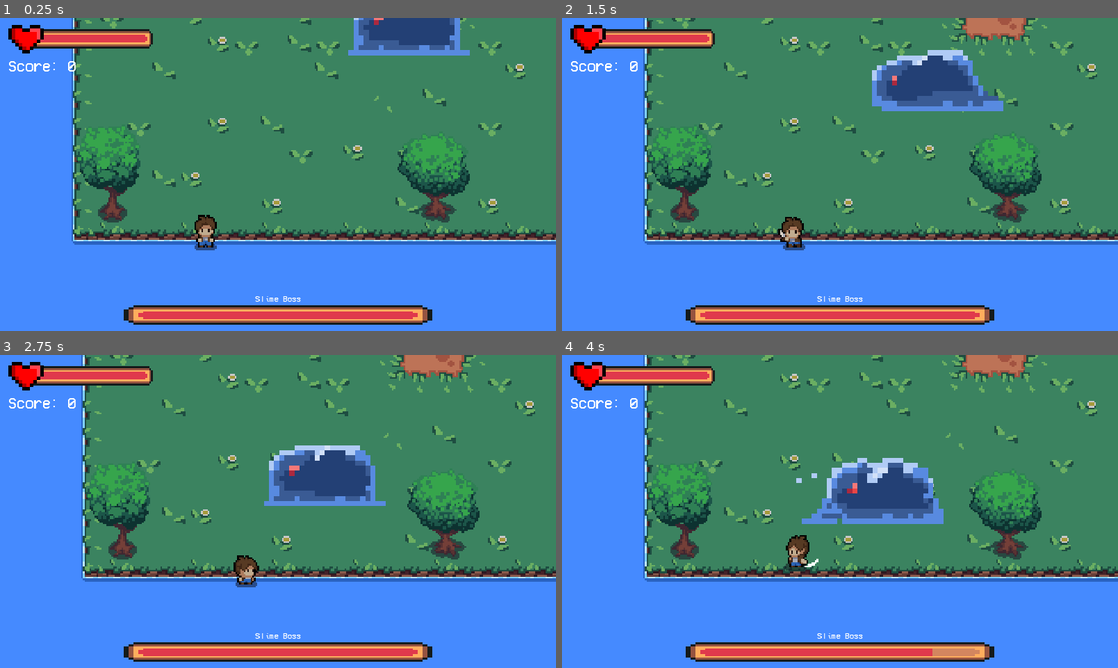
Above: before the commit, frames 1-4 (two rows, left to right).
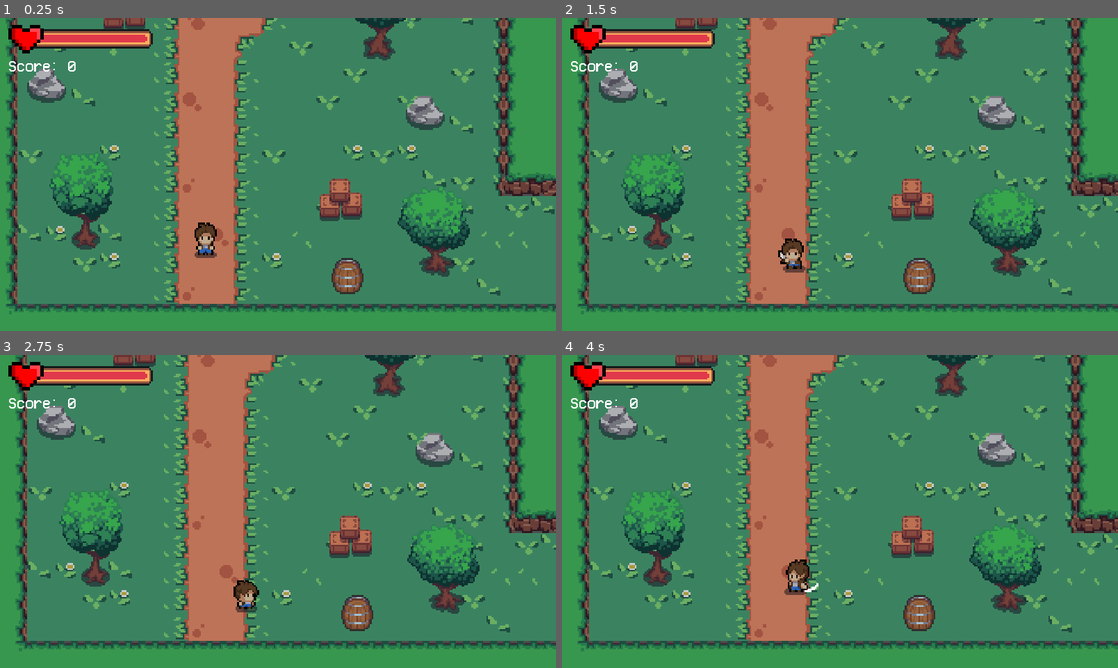
Above: after the commit, the same moments.

Repository: rafizia/individual-game-jam
Game: Godot game, scene res://scenes/Level_1/level_1.tscn
The game is run twice, just before and just after one commit, with the same random seed, the same clock (stepped at 60 frames per second) and the same inputs. This scene is started directly instead of the project's main scene.
Inputs:
- Up to frame 1 (0.25 s): no input
- Up to frame 2 (1.5 s): hold D (move_right) 0.53-1.28 s; tap J (attack) at 0.6, 1.35 s; hold S (move_down) from 1.28 s (still down)
- Up to frame 3 (2.75 s): release S (move_down) at 2.03 s; hold D (move_right) from 2.03 s (still down); tap J (attack) at 2.1 s
- Up to frame 4 (4 s): release D (move_right) at 2.78 s; hold W (move_up) 2.78-3.53 s; tap J (attack) at 2.85, 3.6 s; hold A (move_left) from 3.53 s (still down)

The runs differ from the first frame. In frame 1, 62% of the frame differs, in the area x 0-100%, y 0-100%; in frame 2, 65%; in frame 3, 65%; in frame 4, 66%.

Commit message:
add stunned enemy mechanic

Diff:
--- a/scenes/Level_1/level_1.gd
+++ b/scenes/Level_1/level_1.gd
@@ -7,7 +7,8 @@
 	RoomManager.room_container = $RoomContainer
 	RoomManager.player = $Player
 	RoomManager.label = $CanvasLayer2/Label
-	RoomManager.load_room("res://scenes/Level_1/room_4.tscn", Vector2(-161, 226))
+	RoomManager.score_label = $CanvasLayer2/ScoreLabelFinish
+	RoomManager.load_room("res://scenes/Level_1/room_1.tscn", Vector2(-161, 226))
 
 func swipe_transition(to_room_path: String, spawn_position: Vector2):
 	transition_rect.position = Vector2(1920, 0)
--- a/scenes/Level_1/level_1.tscn
+++ b/scenes/Level_1/level_1.tscn
@@ -81,6 +81,25 @@
 horizontal_alignment = 1
 vertical_alignment = 1
 
+[node name="ScoreLabelFinish" type="Label" parent="CanvasLayer2"]
+visible = false
+anchors_preset = 8
+anchor_left = 0.5
+anchor_top = 0.5
+anchor_right = 0.5
+anchor_bottom = 0.5
+offset_left = -158.0
+offset_top = 46.0
+offset_right = 158.0
+offset_bottom = 73.0
+grow_horizontal = 2
+grow_vertical = 2
+theme_override_fonts/font = ExtResource("7_n4p0e")
+theme_override_font_sizes/font_size = 30
+text = "Current Score: 100"
+horizontal_alignment = 1
+vertical_alignment = 1
+
 [node name="AudioStreamPlayer" type="AudioStreamPlayer" parent="."]
 stream = ExtResource("8_jq0hd")
 volume_db = 5.0
--- a/scenes/Level_2/level_2.gd
+++ b/scenes/Level_2/level_2.gd
@@ -7,6 +7,7 @@
 	RoomManager.room_container = $RoomContainer
 	RoomManager.player = $Player
 	RoomManager.label = $CanvasLayer2/Label
+	RoomManager.score_label = $CanvasLayer2/ScoreLabelFinish
 	RoomManager.load_room("res://scenes/Level_2/room_1.tscn", Vector2(-3, 200))
 
 func swipe_transition(to_room_path: String, spawn_position: Vector2):
--- a/scenes/Level_2/level_2.tscn
+++ b/scenes/Level_2/level_2.tscn
@@ -81,6 +81,25 @@
 horizontal_alignment = 1
 vertical_alignment = 1
 
+[node name="ScoreLabelFinish" type="Label" parent="CanvasLayer2"]
+visible = false
+anchors_preset = 8
+anchor_left = 0.5
+anchor_top = 0.5
+anchor_right = 0.5
+anchor_bottom = 0.5
+offset_left = -158.0
+offset_top = 46.0
+offset_right = 158.0
+offset_bottom = 73.0
+grow_horizontal = 2
+grow_vertical = 2
+theme_override_fonts/font = ExtResource("7_blld4")
+theme_override_font_sizes/font_size = 30
+text = "Current Score: 100"
+horizontal_alignment = 1
+vertical_alignment = 1
+
 [node name="AudioStreamPlayer" type="AudioStreamPlayer" parent="."]
 stream = ExtResource("8_rrf8i")
 volume_db = -10.0
--- a/scenes/Level_3/level_3.gd
+++ b/scenes/Level_3/level_3.gd
@@ -7,6 +7,7 @@
 	RoomManager.room_container = $RoomContainer
 	RoomManager.player = $Player
 	RoomManager.label = $CanvasLayer2/Label
+	RoomManager.score_label = $CanvasLayer2/ScoreLabelFinish
 	RoomManager.load_room("res://scenes/Level_3/room_1.tscn", Vector2(41, 219))
 
 func swipe_transition(to_room_path: String, spawn_position: Vector2):
--- a/scenes/Level_3/level_3.tscn
+++ b/scenes/Level_3/level_3.tscn
@@ -81,6 +81,25 @@
 horizontal_alignment = 1
 vertical_alignment = 1
 
+[node name="ScoreLabelFinish" type="Label" parent="CanvasLayer2"]
+visible = false
+anchors_preset = 8
+anchor_left = 0.5
+anchor_top = 0.5
+anchor_right = 0.5
+anchor_bottom = 0.5
+offset_left = -158.0
+offset_top = 46.0
+offset_right = 158.0
+offset_bottom = 73.0
+grow_horizontal = 2
+grow_vertical = 2
+theme_override_fonts/font = ExtResource("7_gp2v4")
+theme_override_font_sizes/font_size = 30
+text = "Current Score: 100"
+horizontal_alignment = 1
+vertical_alignment = 1
+
 [node name="AudioStreamPlayer" type="AudioStreamPlayer" parent="."]
 stream = ExtResource("8_44i7s")
 autoplay = true
--- a/scenes/Level_4/level_4.gd
+++ b/scenes/Level_4/level_4.gd
@@ -7,6 +7,7 @@
 	RoomManager.room_container = $RoomContainer
 	RoomManager.player = $Player
 	RoomManager.label = $CanvasLayer2/Label
+	RoomManager.score_label = $CanvasLayer2/ScoreLabelFinish
 	RoomManager.load_room("res://scenes/Level_4/room_1.tscn", Vector2(-240, 211))
 
 func swipe_transition(to_room_path: String, spawn_position: Vector2):
--- a/scenes/Level_4/level_4.tscn
+++ b/scenes/Level_4/level_4.tscn
@@ -81,6 +81,25 @@
 horizontal_alignment = 1
 vertical_alignment = 1
 
+[node name="ScoreLabelFinish" type="Label" parent="CanvasLayer2"]
+visible = false
+anchors_preset = 8
+anchor_left = 0.5
+anchor_top = 0.5
+anchor_right = 0.5
+anchor_bottom = 0.5
+offset_left = -158.0
+offset_top = 46.0
+offset_right = 158.0
+offset_bottom = 73.0
+grow_horizontal = 2
+grow_vertical = 2
+theme_override_fonts/font = ExtResource("7_624sy")
+theme_override_font_sizes/font_size = 30
+text = "Current Score: 100"
+horizontal_alignment = 1
+vertical_alignment = 1
+
 [node name="AudioStreamPlayer" type="AudioStreamPlayer" parent="."]
 stream = ExtResource("8_b1mf1")
 volume_db = 7.0
--- a/scenes/bat.tscn
+++ b/scenes/bat.tscn
@@ -218,7 +218,7 @@
 [node name="Bat" type="CharacterBody2D" groups=["enemy"]]
 scale = Vector2(0.8, 0.8)
 script = ExtResource("1_r3pq8")
-score = 15
+score = 150
 
 [node name="AnimatedSprite2D" type="AnimatedSprite2D" parent="."]
 sprite_frames = SubResource("SpriteFrames_2yl1a")
@@ -241,5 +241,15 @@
 position = Vector2(-0.5, 4.5)
 shape = SubResource("RectangleShape2D_x0rek")
 
+[node name="StunLabel" type="Label" parent="."]
+visible = false
+offset_left = -7.5
+offset_top = -26.25
+offset_right = 73.5
+offset_bottom = 1.75
+scale = Vector2(0.2, 0.2)
+theme_override_font_sizes/font_size = 20
+text = "Stunned"
+
 [connection signal="area_entered" from="Hitbox" to="Hitbox" method="_on_area_entered"]
 [connection signal="body_entered" from="AttackArea" to="AttackArea" method="_on_body_entered"]
--- a/scenes/ghost.tscn
+++ b/scenes/ghost.tscn
@@ -196,7 +196,7 @@
 [node name="Ghost" type="CharacterBody2D" groups=["enemy"]]
 script = ExtResource("1_6wmcf")
 health = 5
-score = 15
+score = 150
 
 [node name="AnimatedSprite2D" type="AnimatedSprite2D" parent="."]
 sprite_frames = SubResource("SpriteFrames_7egqt")
@@ -221,5 +221,15 @@
 position = Vector2(0, 1.375)
 shape = SubResource("RectangleShape2D_8haxc")
 
+[node name="StunLabel" type="Label" parent="."]
+visible = false
+offset_left = -7.5
+offset_top = -26.25
+offset_right = 73.5
+offset_bottom = 1.75
+scale = Vector2(0.2, 0.2)
+theme_override_font_sizes/font_size = 20
+text = "Stunned"
+
 [connection signal="area_entered" from="Hitbox" to="Hitbox" method="_on_area_entered"]
 [connection signal="body_entered" from="AttackArea" to="AttackArea" method="_on_body_entered"]
--- a/scenes/hat_monster.tscn
+++ b/scenes/hat_monster.tscn
@@ -161,7 +161,7 @@
 [node name="Hat_Monster" type="CharacterBody2D" groups=["enemy"]]
 script = ExtResource("1_58onu")
 health = 5
-score = 20
+score = 200
 
 [node name="AnimatedSprite2D" type="AnimatedSprite2D" parent="."]
 sprite_frames = SubResource("SpriteFrames_rflg8")
@@ -187,5 +187,15 @@
 position = Vector2(-2.5, -4)
 shape = SubResource("RectangleShape2D_un7k1")
 
+[node name="StunLabel" type="Label" parent="."]
+visible = false
+offset_left = -7.5
+offset_top = -26.25
+offset_right = 73.5
+offset_bottom = 1.75
+scale = Vector2(0.2, 0.2)
+theme_override_font_sizes/font_size = 20
+text = "Stunned"
+
 [connection signal="area_entered" from="Hitbox" to="Hitbox" method="_on_area_entered"]
 [connection signal="body_entered" from="AttackArea" to="AttackArea" method="_on_body_entered"]
--- a/scenes/minotaur.tscn
+++ b/scenes/minotaur.tscn
@@ -217,7 +217,7 @@
 [node name="Minotaur" type="CharacterBody2D" groups=["enemy"]]
 script = ExtResource("1_l2rhj")
 health = 10
-score = 20
+score = 200
 
 [node name="AnimatedSprite2D" type="AnimatedSprite2D" parent="."]
 sprite_frames = SubResource("SpriteFrames_b7aj5")
@@ -242,5 +242,15 @@
 position = Vector2(2, 8.75)
 shape = SubResource("RectangleShape2D_t1yft")
 
+[node name="StunLabel" type="Label" parent="."]
+visible = false
+offset_left = -7.5
+offset_top = -26.25
+offset_right = 73.5
+offset_bottom = 1.75
+scale = Vector2(0.2, 0.2)
+theme_override_font_sizes/font_size = 20
+text = "Stunned"
+
 [connection signal="area_entered" from="Hitbox" to="Hitbox" method="_on_area_entered"]
 [connection signal="body_entered" from="AttackArea" to="AttackArea" method="_on_body_entered"]
--- a/scenes/mushroom_monster.tscn
+++ b/scenes/mushroom_monster.tscn
@@ -198,6 +198,7 @@
 [node name="Mushroom_Monster" type="CharacterBody2D" groups=["enemy"]]
 scale = Vector2(0.7, 0.7)
 script = ExtResource("1_x2t3p")
+score = 100
 
 [node name="AnimatedSprite2D" type="AnimatedSprite2D" parent="."]
 sprite_frames = SubResource("SpriteFrames_5tbry")
@@ -221,5 +222,15 @@
 position = Vector2(0, 16)
 shape = SubResource("RectangleShape2D_eynbd")
 
+[node name="StunLabel" type="Label" parent="."]
+visible = false
+offset_left = -7.5
+offset_top = -26.25
+offset_right = 73.5
+offset_bottom = 1.75
+scale = Vector2(0.2, 0.2)
+theme_override_font_sizes/font_size = 20
+text = "Stunned"
+
 [connection signal="area_entered" from="Hitbox" to="Hitbox" method="_on_area_entered"]
 [connection signal="body_entered" from="AttackArea" to="AttackArea" method="_on_body_entered"]
--- a/scenes/orc.tscn
+++ b/scenes/orc.tscn
@@ -196,7 +196,7 @@
 [node name="Orc" type="CharacterBody2D" groups=["enemy"]]
 script = ExtResource("1_ha3gv")
 health = 15
-score = 50
+score = 500
 
 [node name="AnimatedSprite2D" type="AnimatedSprite2D" parent="."]
 sprite_frames = SubResource("SpriteFrames_5im0k")
@@ -221,5 +221,15 @@
 position = Vector2(1, 0.25)
 shape = SubResource("RectangleShape2D_c3s06")
 
+[node name="StunLabel" type="Label" parent="."]
+visible = false
+offset_left = -7.5
+offset_top = -26.25
+offset_right = 73.5
+offset_bottom = 1.75
+scale = Vector2(0.2, 0.2)
+theme_override_font_sizes/font_size = 20
+text = "Stunned"
+
 [connection signal="area_entered" from="Hitbox" to="Hitbox" method="_on_area_entered"]
 [connection signal="body_entered" from="AttackArea" to="AttackArea" method="_on_body_entered"]
--- a/scenes/skeleton_2.tscn
+++ b/scenes/skeleton_2.tscn
@@ -196,6 +196,7 @@
 [node name="Skeleton_2" type="CharacterBody2D" groups=["enemy"]]
 script = ExtResource("1_s5dpu")
 health = 5
+score = 150
 
 [node name="AnimatedSprite2D" type="AnimatedSprite2D" parent="."]
 sprite_frames = SubResource("SpriteFrames_1e036")
@@ -219,5 +220,15 @@
 position = Vector2(0, 1.375)
 shape = SubResource("RectangleShape2D_kth6b")
 
+[node name="StunLabel" type="Label" parent="."]
+visible = false
+offset_left = -7.5
+offset_top = -26.25
+offset_right = 73.5
+offset_bottom = 1.75
+scale = Vector2(0.2, 0.2)
+theme_override_font_sizes/font_size = 20
+text = "Stunned"
+
 [connection signal="area_entered" from="Hitbox" to="Hitbox" method="_on_area_entered"]
 [connection signal="body_entered" from="AttackArea" to="AttackArea" method="_on_body_entered"]
--- a/scenes/slime.tscn
+++ b/scenes/slime.tscn
@@ -153,7 +153,7 @@
 [node name="Slime" type="CharacterBody2D" groups=["enemy"]]
 scale = Vector2(0.5, 0.5)
 script = ExtResource("1_8evyq")
-score = 20
+score = 150
 
 [node name="AnimatedSprite2D" type="AnimatedSprite2D" parent="."]
 sprite_frames = SubResource("SpriteFrames_livp8")
@@ -175,5 +175,15 @@
 position = Vector2(-0.5, 4.5)
 shape = SubResource("RectangleShape2D_hlqv8")
 
+[node name="StunLabel" type="Label" parent="."]
+visible = false
+offset_left = -7.5
+offset_top = -26.25
+offset_right = 73.5
+offset_bottom = 1.75
+scale = Vector2(0.2, 0.2)
+theme_override_font_sizes/font_size = 20
+text = "Stunned"
+
 [connection signal="area_entered" from="Hitbox" to="Hitbox" method="_on_area_entered"]
 [connection signal="body_entered" from="AttackArea" to="AttackArea" method="_on_body_entered"]
--- a/scenes/slime_2.tscn
+++ b/scenes/slime_2.tscn
@@ -199,6 +199,7 @@
 scale = Vector2(0.7, 0.7)
 script = ExtResource("1_ixvh1")
 speed = 25
+score = 100
 
 [node name="AnimatedSprite2D" type="AnimatedSprite2D" parent="."]
 sprite_frames = SubResource("SpriteFrames_4jak3")
@@ -222,5 +223,15 @@
 position = Vector2(1, 1.5)
 shape = SubResource("RectangleShape2D_23adm")
 
+[node name="StunLabel" type="Label" parent="."]
+visible = false
+offset_left = -7.5
+offset_top = -26.25
+offset_right = 73.5
+offset_bottom = 1.75
+scale = Vector2(0.2, 0.2)
+theme_override_font_sizes/font_size = 20
+text = "Stunned"
+
 [connection signal="area_entered" from="Hitbox" to="Hitbox" method="_on_area_entered"]
 [connection signal="body_entered" from="AttackArea" to="AttackArea" method="_on_body_entered"]
--- a/scenes/slime_3.tscn
+++ b/scenes/slime_3.tscn
@@ -198,7 +198,7 @@
 [node name="Slime_3" type="CharacterBody2D" groups=["enemy"]]
 script = ExtResource("1_4biko")
 health = 8
-score = 30
+score = 300
 
 [node name="AnimatedSprite2D" type="AnimatedSprite2D" parent="."]
 sprite_frames = SubResource("SpriteFrames_6w1wf")
@@ -225,5 +225,15 @@
 position = Vector2(1, 1.5)
 shape = SubResource("RectangleShape2D_u7yex")
 
+[node name="StunLabel" type="Label" parent="."]
+visible = false
+offset_left = -7.5
+offset_top = -26.25
+offset_right = 73.5
+offset_bottom = 1.75
+scale = Vector2(0.2, 0.2)
+theme_override_font_sizes/font_size = 20
+text = "Stunned"
+
 [connection signal="area_entered" from="Hitbox" to="Hitbox" method="_on_area_entered"]
 [connection signal="body_entered" from="AttackArea" to="AttackArea" method="_on_body_entered"]
--- a/scenes/snake.tscn
+++ b/scenes/snake.tscn
@@ -142,7 +142,7 @@
 script = ExtResource("1_8ctd1")
 speed = 35
 health = 4
-score = 20
+score = 200
 
 [node name="AnimatedSprite2D" type="AnimatedSprite2D" parent="."]
 sprite_frames = SubResource("SpriteFrames_gs30m")
@@ -166,5 +166,15 @@
 position = Vector2(-0.25, 11)
 shape = SubResource("RectangleShape2D_mmug8")
 
+[node name="StunLabel" type="Label" parent="."]
+visible = false
+offset_left = -8.571
+offset_top = -16.0
+offset_right = 72.429
+offset_bottom = 12.0
+scale = Vector2(0.2, 0.2)
+theme_override_font_sizes/font_size = 20
+text = "Stunned"
+
 [connection signal="area_entered" from="Hitbox" to="Hitbox" method="_on_area_entered"]
 [connection signal="body_entered" from="AttackArea" to="AttackArea" method="_on_body_entered"]
--- a/scenes/snake_2.tscn
+++ b/scenes/snake_2.tscn
@@ -169,7 +169,7 @@
 scale = Vector2(0.5, 0.5)
 script = ExtResource("1_233rj")
 health = 5
-score = 20
+score = 200
 
 [node name="AnimatedSprite2D" type="AnimatedSprite2D" parent="."]
 sprite_frames = SubResource("SpriteFrames_a36hx")
@@ -193,5 +193,14 @@
 position = Vector2(-1, -0.5)
 shape = SubResource("RectangleShape2D_wlboa")
 
+[node name="StunLabel" type="Label" parent="."]
+offset_left = -7.5
+offset_top = -32.0
+offset_right = 73.5
+offset_bottom = -4.0
+scale = Vector2(0.2, 0.2)
+theme_override_font_sizes/font_size = 20
+text = "Stunned"
+
 [connection signal="area_entered" from="Hitbox" to="Hitbox" method="_on_area_entered"]
 [connection signal="body_entered" from="AttackArea" to="AttackArea" method="_on_body_entered"]
--- a/scenes/zombie.tscn
+++ b/scenes/zombie.tscn
@@ -162,7 +162,7 @@
 scale = Vector2(0.8, 0.8)
 script = ExtResource("1_bagxp")
 health = 4
-score = 20
+score = 200
 
 [node name="AnimatedSprite2D" type="AnimatedSprite2D" parent="."]
 sprite_frames = SubResource("SpriteFrames_45r6a")
@@ -186,5 +186,15 @@
 position = Vector2(3.75, 0)
 shape = SubResource("RectangleShape2D_r2ycb")
 
+[node name="StunLabel" type="Label" parent="."]
+visible = false
+offset_left = -7.5
+offset_top = -26.25
+offset_right = 73.5
+offset_bottom = 1.75
+scale = Vector2(0.2, 0.2)
+theme_override_font_sizes/font_size = 20
+text = "Stunned"
+
 [connection signal="area_entered" from="Hitbox" to="Hitbox" method="_on_area_entered"]
 [connection signal="body_entered" from="AttackArea" to="AttackArea" method="_on_body_entered"]
--- a/scripts/enemy_AI.gd
+++ b/scripts/enemy_AI.gd
@@ -9,23 +9,46 @@
 @export var room_name := ""
 @export var player_path := "Level1/Player"
 @export var score := 10
+@export var stun_duration := 2.0
+@export var hits_to_stun := 3
 
 var player: Node2D = null
 var patrol_dir := Vector2.ZERO
 var patrol_origin := Vector2.ZERO
 var patrol_timer := 0.0
+var stun_timer := 0.0
+var is_stunned := false
+var hit_count := 0
 
 enum State { IDLE, PATROL, CHASE, HIT }
 var state: State = State.PATROL
 var is_hit := false
 
 @onready var sprite: AnimatedSprite2D = $AnimatedSprite2D
+@onready var attack_area = $AttackArea
+@onready var stun_label = $StunLabel
 
 func _ready():
 	pick_new_patrol_direction()
 	sprite.play("walk")
 
 func _physics_process(delta):
+	if is_stunned:
+		stun_timer -= delta
+		if stun_timer <= 0:
+			is_stunned = false
+			hit_count = 0
+
+			if attack_area:
+				attack_area.set_deferred("monitoring", true)
+
+			if stun_label:
+				stun_label.visible = false
+		else:
+			velocity = Vector2.ZERO
+			move_and_slide()
+			return
+
 	if state == State.HIT:
 		velocity = Vector2.ZERO
 		move_and_slide()
@@ -75,14 +98,17 @@
 	patrol_timer = patrol_delay
 
 func take_damage(amount):
-	if is_hit:
+	if is_hit or is_stunned:
 		return
 
 	health -= amount
-	print(health)
 	is_hit = true
 	state = State.HIT
 	sprite.play("hit")
+
+	hit_count += 1
+	if hit_count >= hits_to_stun and health > 0:
+		stun()
 
 	if health <= 0:
 		sprite.play("hit")
@@ -94,8 +120,21 @@
 		state = State.IDLE
 
 func die():
+	if attack_area:
+		attack_area.set_deferred("monitoring", false)
 	sprite.play("dead")
 	await sprite.animation_finished
 	RoomManager.mark_enemy_defeated(room_name, enemy_id)
 	ScoreManager.add_score(score)
 	queue_free()
+
+func stun():
+	is_stunned = true
+	stun_timer = stun_duration
+	state = State.IDLE
+
+	if stun_label:
+		stun_label.visible = true
+
+	if attack_area:
+		attack_area.set_deferred("monitoring", false)
--- a/scripts/room_manager.gd
+++ b/scripts/room_manager.gd
@@ -6,6 +6,7 @@
 var defeated_enemies = {}
 var broke_objects = {}
 var label: Node
+var score_label: Node
 
 func load_room(path: String, spawn_position: Vector2):
 	if current_room and is_instance_valid(current_room):
@@ -60,8 +61,11 @@
 	return room_name in broke_objects and object_id in broke_objects[room_name]
 
 func stage_clear():
+	score_label.text = "Current Score: %d" % ScoreManager.score
+	score_label.visible = true
 	label.visible = true
 	await get_tree().create_timer(5.0).timeout
+	score_label.visible = false
 	label.visible = false
 
 	var level_scene = get_tree().current_scene
--- a/scripts/score_manager.gd
+++ b/scripts/score_manager.gd
@@ -4,8 +4,3 @@
 
 func add_score(amount: int):
 	score += amount
-	#update_score_ui()
-
-#func update_score_ui():
-	#var score_label = get_node("/root/sce/UI/ScoreLabel")
-	#score_label.text = "Score: %d" % score
